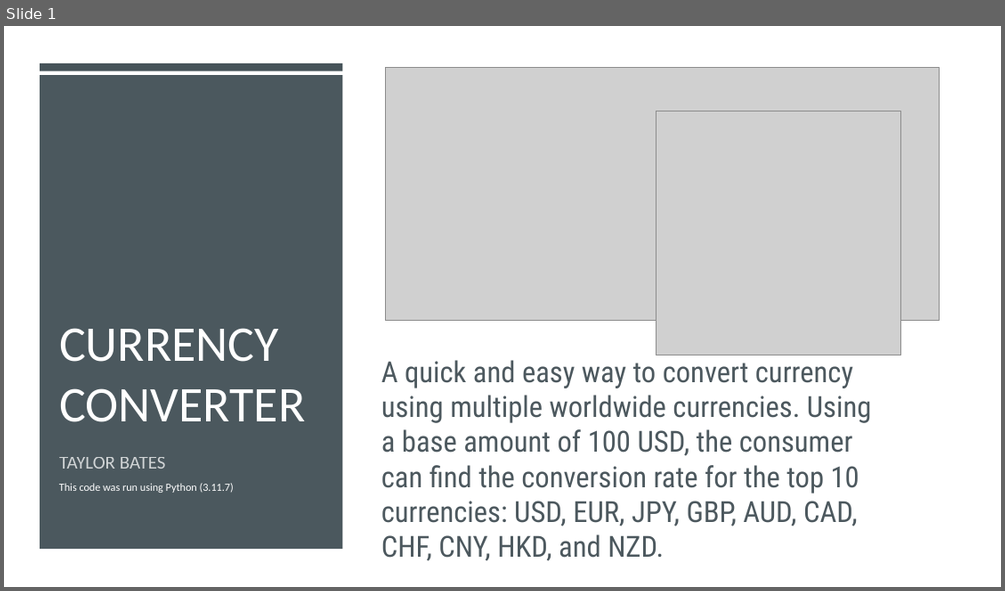
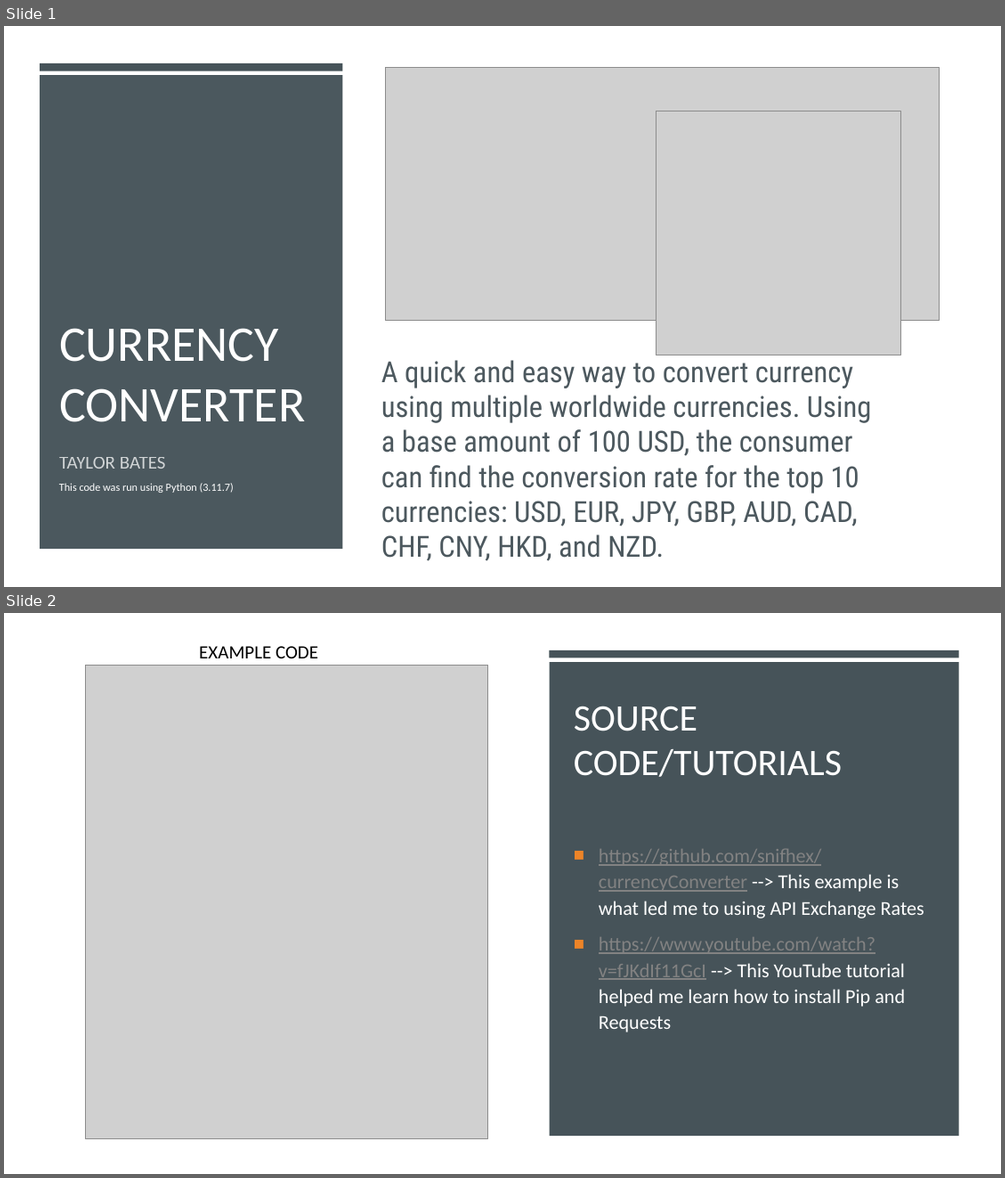
Before and after one commit to ksu-is/Currency_Converter, a slide deck: Currency Converter Presentation.pptx. Shown one above the other, each under a label of ours: slide 1 before the commit, slides 1 and 2 after it. The pictures are 1005x591 and 1005x1178 pixels, drawn with LibreOffice and Linux fonts; fonts in the diff are those of the drawing; grey boxes stand for pictures. Boxes give left, top, right and bottom in pixels: in the first picture for what was removed or moved away, otherwise in the second. Text is boxed around its words. In the diff, an @@ line names an element or a change of style, - is before the commit and + after.

```diff
--- a/Currency Converter Presentation.pptx
+++ b/Currency Converter Presentation.pptx
@@ slide 2 added at (4,613,1001,1174), background #3D3D3D @@
@@ rectangle added at (4,613,1001,1174), fill #FFFFFF @@
@@ picture added at (86,665,488,1138) @@
@@ text added at (199,646,318,658), 18 pt, text #000000 @@
+EXAMPLE CODE
@@ rectangle added at (550,650,959,657), fill #465359 @@
@@ rectangle added at (550,662,959,1135), fill #465359 @@
@@ title added at (574,706,841,777), 36 pt, text #FFFFFF @@
+SOURCE CODE/TUTORIALS
@@ text added at (599,849,924,1032), 19 pt, text #FFFFFF @@
+■ https://github.com/snifhex/currencyConverter --> This example is what led me to using API Exchange Rates
+■ https://www.youtube.com/watch?v=fJKdIf11GcI --> This YouTube tutorial helped me learn how to install Pip and Requests
```
Also in this commit, not shown: 2 other slides added.
